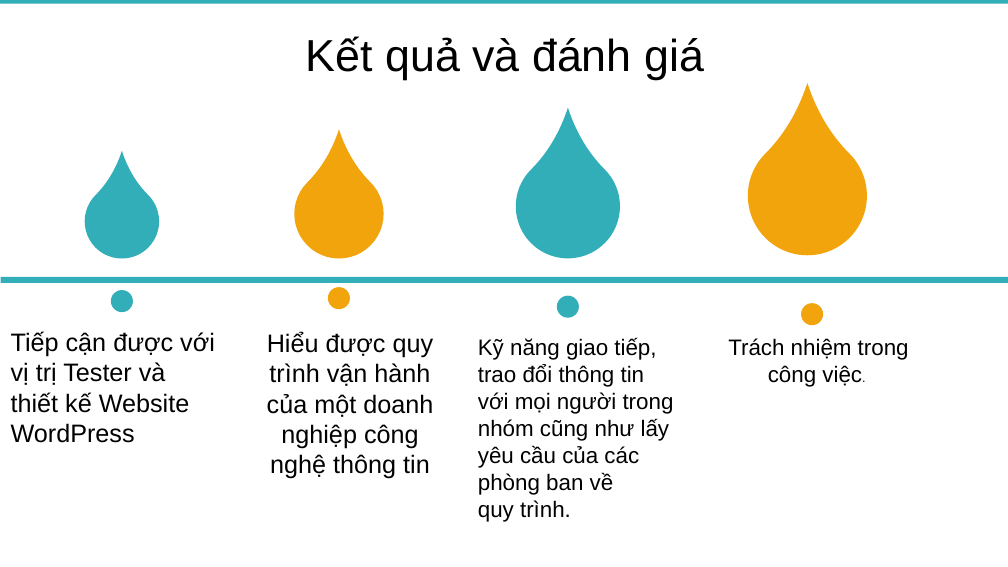
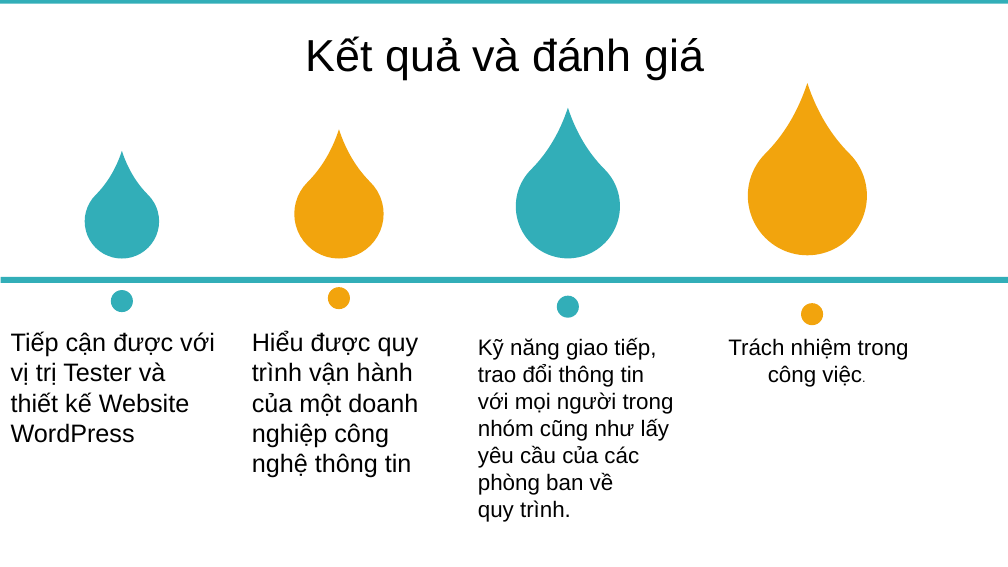
Before and after one commit to haanhvu010799/BaoCaoMonHoc, a slide deck: slide 9 of Thực Tập/BAOCAOTHUCTAP.pptx (slide 7 before the commit). Drawn at 1008x567 pixels with LibreOffice and Linux fonts; fonts in the diff are those of the drawing; background and template pictures are left out. Boxes give left, top, right and bottom in pixels: in the first picture for what was removed or moved away, otherwise in the second. Text is boxed around its words. In the diff, an @@ line names an element or a change of style, - is before the commit and + after.

```diff
--- a/Thực Tập/BAOCAOTHUCTAP.pptx
+++ b/Thực Tập/BAOCAOTHUCTAP.pptx
@@ text "Hiểu được quy trình vận ..." at (x1=252, y1=331, x2=419, y2=478): alignment centre to left @@
```
Also in this commit, not shown: 3 other slides changed, 2 slides added.
